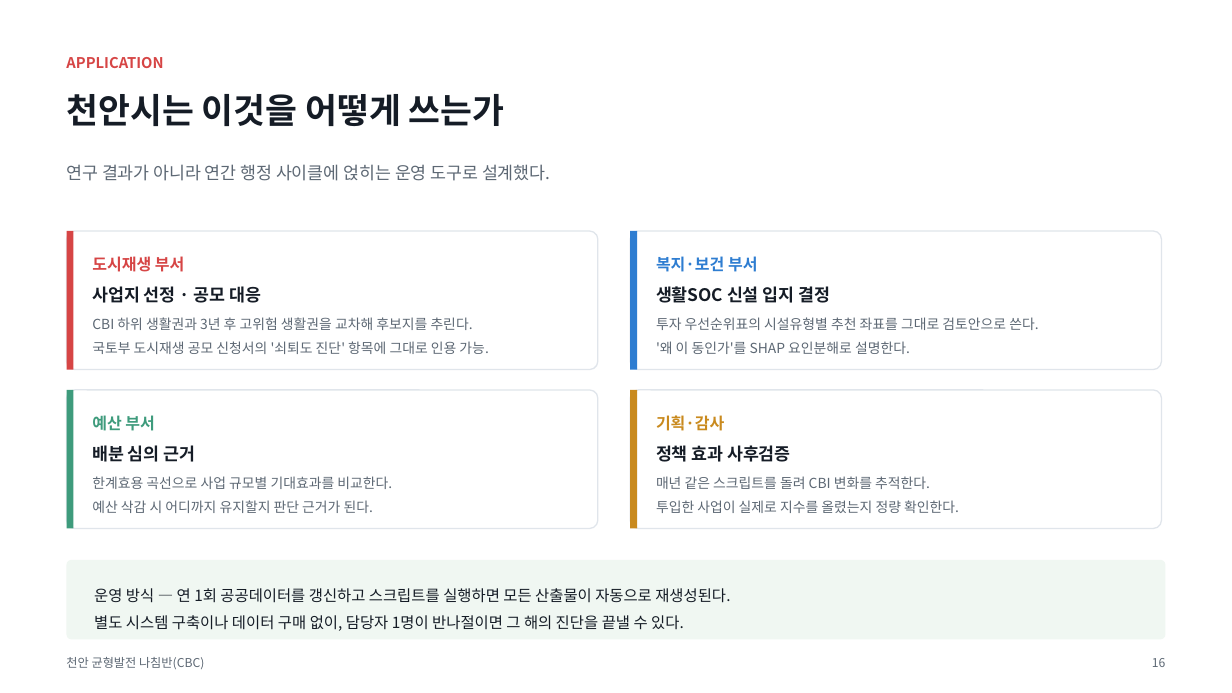
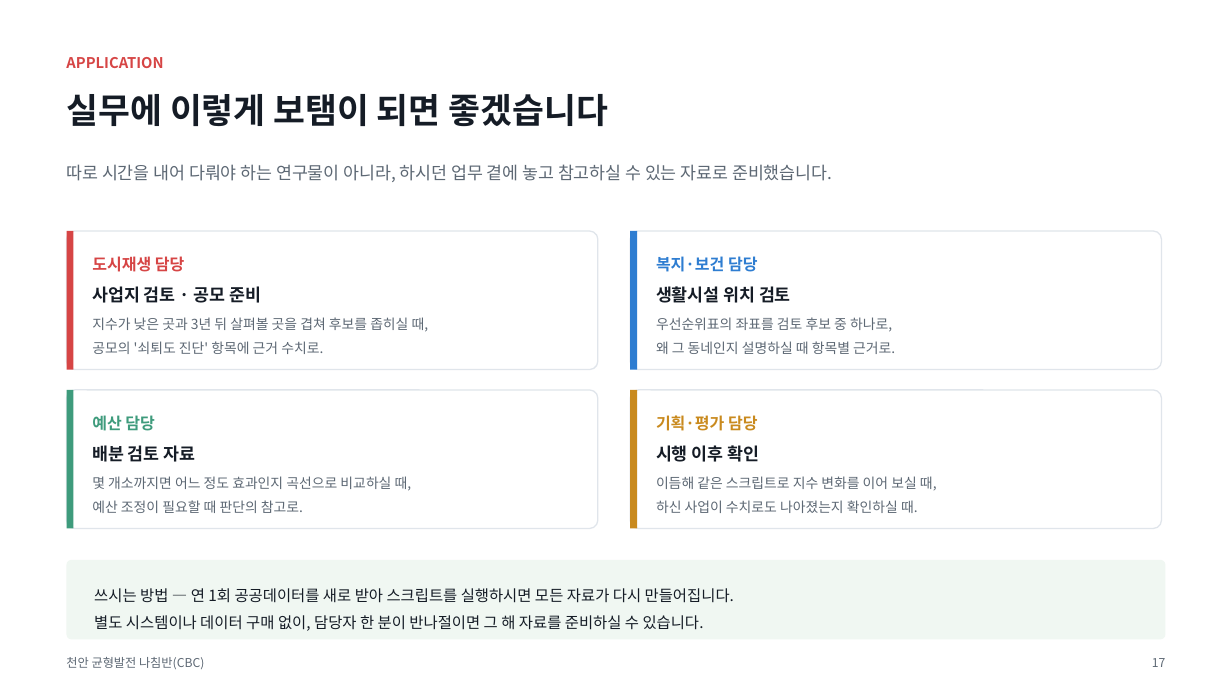
Before and after one commit to BioCode67/2026-AI-, a slide deck: slide 18 of deliverables/기획서_천안균형발전나침반_CBC.pptx (slide 17 before the commit). Drawn at 1232x693 pixels with LibreOffice and Linux fonts; fonts in the diff are those of the drawing. Boxes give left, top, right and bottom in pixels: in the first picture for what was removed or moved away, otherwise in the second. Text is boxed around its words. In the diff, an @@ line names an element or a change of style, - is before the commit and + after.

```diff
--- a/deliverables/기획서_천안균형발전나침반_CBC.pptx
+++ b/deliverables/기획서_천안균형발전나침반_CBC.pptx
@@ text at <box>66,94,608,126</box>: text changed @@
-천안시는 이것을 어떻게 쓰는가
+실무에 이렇게 보탬이 되면 좋겠습니다
@@ text at <box>66,164,832,182</box>: text changed @@
-연구 결과가 아니라 연간 행정 사이클에 얹히는 운영 도구로 설계했다.
+따로 시간을 내어 다뤄야 하는 연구물이 아니라, 하시던 업무 곁에 놓고 참고하실 수 있는 자료로 준비했습니다.
@@ text at <box>92,256,184,272</box>: text changed @@
-도시재생 부서
+도시재생 담당
@@ text at <box>656,256,757,272</box>: text changed @@
-복지·보건 부서
+복지·보건 담당
@@ text at <box>92,286,261,303</box>: text changed @@
-사업지 선정 · 공모 대응
+사업지 검토 · 공모 준비
@@ text at <box>656,286,791,303</box>: text changed @@
-생활SOC 신설 입지 결정
+생활시설 위치 검토
@@ text at <box>92,317,429,354</box>: text changed @@
-CBI 하위 생활권과 3년 후 고위험 생활권을 교차해 후보지를 추린다.
-국토부 도시재생 공모 신청서의 '쇠퇴도 진단' 항목에 그대로 인용 가능.
+지수가 낮은 곳과 3년 뒤 살펴볼 곳을 겹쳐 후보를 좁히실 때,
+공모의 '쇠퇴도 진단' 항목에 근거 수치로.
@@ text at <box>656,317,895,354</box>: text changed @@
-투자 우선순위표의 시설유형별 추천 좌표를 그대로 검토안으로 쓴다.
-'왜 이 동인가'를 SHAP 요인분해로 설명한다.
+우선순위표의 좌표를 검토 후보 중 하나로,
+왜 그 동네인지 설명하실 때 항목별 근거로.
@@ text at <box>92,415,154,431</box>: text changed @@
-예산 부서
+예산 담당
@@ text at <box>656,415,757,431</box>: text changed @@
-기획·감사
+기획·평가 담당
@@ text at <box>92,445,196,462</box>: text changed @@
-배분 심의 근거
+배분 검토 자료
@@ text at <box>656,445,759,462</box>: text changed @@
-정책 효과 사후검증
+시행 이후 확인
@@ text at <box>92,476,412,513</box>: text changed @@
-한계효용 곡선으로 사업 규모별 기대효과를 비교한다.
-예산 삭감 시 어디까지 유지할지 판단 근거가 된다.
+몇 개소까지면 어느 정도 효과인지 곡선으로 비교하실 때,
+예산 조정이 필요할 때 판단의 참고로.
@@ text at <box>656,476,937,513</box>: text changed @@
-매년 같은 스크립트를 돌려 CBI 변화를 추적한다.
-투입한 사업이 실제로 지수를 올렸는지 정량 확인한다.
+이듬해 같은 스크립트로 지수 변화를 이어 보실 때,
+하신 사업이 수치로도 나아졌는지 확인하실 때.
@@ text at <box>94,588,734,631</box>: text changed @@
-운영 방식 — 연 1회 공공데이터를 갱신하고 스크립트를 실행하면 모든 산출물이 자동으로 재생성된다.
-별도 시스템 구축이나 데이터 구매 없이, 담당자 1명이 반나절이면 그 해의 진단을 끝낼 수 있다.
+쓰시는 방법 — 연 1회 공공데이터를 새로 받아 스크립트를 실행하시면 모든 자료가 다시 만들어집니다.
+별도 시스템이나 데이터 구매 없이, 담당자 한 분이 반나절이면 그 해 자료를 준비하실 수 있습니다.
@@ text at <box>1152,658,1165,667</box>: text changed @@
-16
+17
```
Also in this commit, not shown: 10 other slides changed, 1 slide added, 4 other files.
